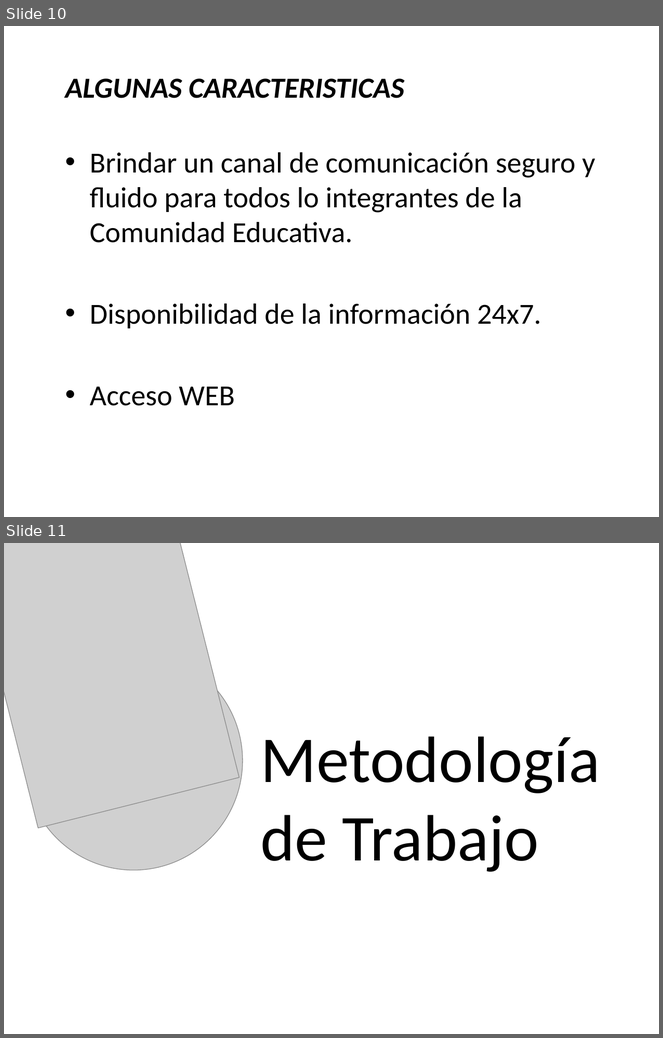
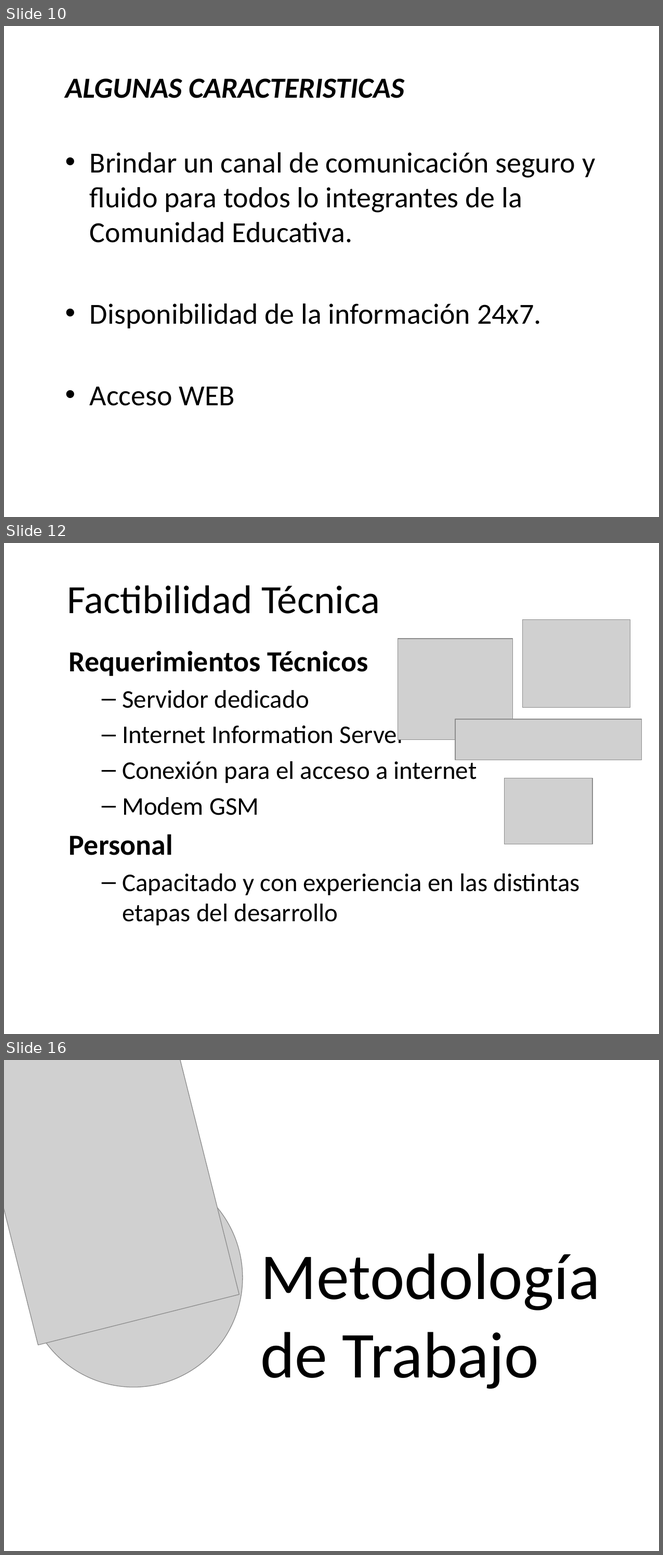
Before and after one commit to martinherr3/blpm, a slide deck: Docs/01-Relevamiento Inicial/Presentacion/PrimeraExposicion - Resumida.pptx. Shown one above the other, each under a label of ours: slides 10 and 11 before the commit, slides 10, 12 and 16 after it; the slides between them are not shown. The pictures are 663x1038 and 663x1555 pixels, drawn with LibreOffice and Linux fonts; fonts in the diff are those of the drawing; grey boxes stand for pictures; background and template pictures are left out. Boxes give left, top, right and bottom in pixels: in the first picture for what was removed or moved away, otherwise in the second. Text is boxed around its words. In the diff, an @@ line names an element or a change of style, - is before the commit and + after.

```diff
--- a/Docs/01-Relevamiento Inicial/Presentacion/PrimeraExposicion - Resumida.pptx
+++ b/Docs/01-Relevamiento Inicial/Presentacion/PrimeraExposicion - Resumida.pptx
@@ slide 12 added at (4,543,659,1034), background picture (left out) @@
@@ title added at (67,585,380,614), 44 pt, text #000000 @@
+Factibilidad Técnica
@@ picture added at (523,619,631,707) @@
@@ text added at (69,651,580,926), 28 pt, text #000000 @@
+Requerimientos Técnicos
+  – Servidor dedicado
+  – Internet Information Server
+  – Conexión para el acceso a internet
+  – Modem GSM
+Personal
+  – Capacitado y con experiencia en las distintas etapas del desarrollo
@@ picture added at (398,639,513,740) @@
@@ picture added at (455,719,642,760) @@
@@ picture added at (505,778,593,845) @@
@@ what was slide 11 is now slide 16 @@
```
Also in this commit, not shown: 7 slides changed, 5 other slides added, 1 slide removed.
